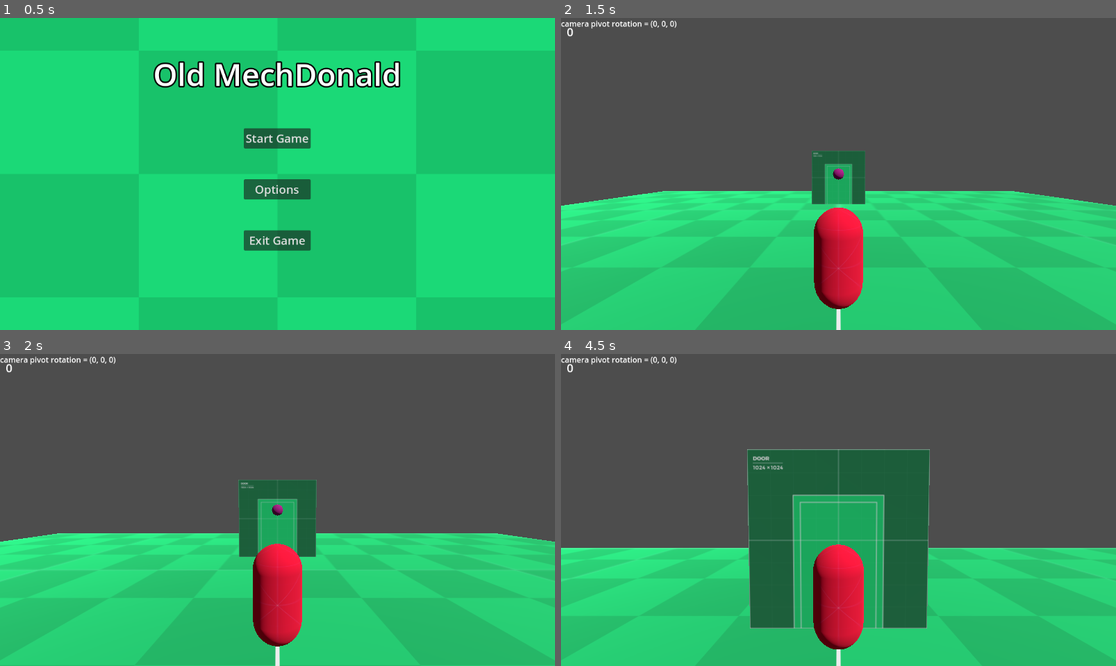
Above: before the commit, frames 1-4 (two rows, left to right).
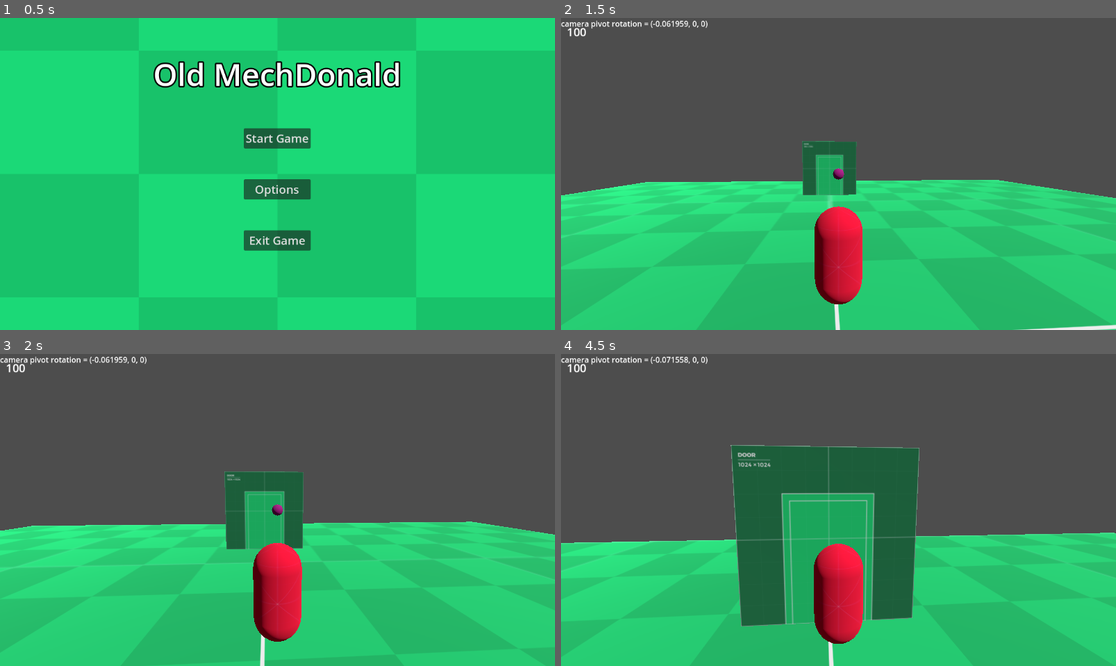
Above: after the commit, the same moments.

Repository: shinyPIKACHUx/GamJamJan2024
Game: Godot game, scene res://MainMenu/MainMenu.tscn
The game is run twice, just before and just after one commit, with the same random seed, the same clock (stepped at 60 frames per second) and the same inputs.
Inputs (mouse positions are in pixels of both pictures, inside the frame that each line leads up to):
- Up to frame 1 (0.5 s): no input
- Up to frame 2 (1.5 s): click "Start Game" at 0.5 s; tap Enter (ui_accept) at 1.25 s; move the mouse to (866, 174) at 1.27 s; hold W (move_forward) from 1.28 s (still down); hold Shift (sprint) from 1.28 s (still down)
- Up to frame 3 (2 s): keep holding W (move_forward); keep holding Shift (sprint); tap Space (jump) at 1.52 s
- Up to frame 4 (4.5 s): keep holding W (move_forward); move the mouse to (810, 510) at 2.02 s; release Shift (sprint) at 2.03 s; tap Shift (sprint) at 2.1, 3.6 s; tap Space (jump) at 2.27, 3.77 s; move the mouse to (849, 503) at 2.77 s; hold Shift (sprint) 2.78-3.53 s; tap Enter (ui_accept) at 3.5, 4.25 s; move the mouse to (832, 516) at 3.52 s; move the mouse to (877, 513) at 4.27 s; hold Shift (sprint) from 4.28 s (still down)

Frame 1 is identical in both runs. In frame 2, 8.3% of the frame differs, in the area x 0-100%, y 0-100%; in frame 3, 8.9%; in frame 4, 11%.

Commit message:
fixed sick ass bug causing UI control node to eat unhandled events for mouse movement

Diff:
--- a/MechDonald/Levels/Ash_Test_Level.tscn
+++ b/MechDonald/Levels/Ash_Test_Level.tscn
@@ -1,13 +1,9 @@
-
-[gd_scene load_steps=11 format=3 uid="uid://2sye00d40ots"]
-
+[gd_scene load_steps=10 format=3 uid="uid://2sye00d40ots"]
 
 [ext_resource type="Script" path="res://GameManager.gd" id="1_srfco"]
 [ext_resource type="Material" uid="uid://bvepha0qsftld" path="res://Materials/Ground_Test_Material.tres" id="2_u131b"]
-
 [ext_resource type="PackedScene" uid="uid://cylj0yvl14fbr" path="res://Enemies/BossEnemy.tscn" id="2_wam0s"]
 [ext_resource type="PackedScene" uid="uid://cktom2idg5lta" path="res://Player/Player.tscn" id="4_fxfgv"]
-
 
 [sub_resource type="Curve3D" id="Curve3D_m4uej"]
 _data = {
--- a/MechDonald/Levels/Test_Level.tscn
+++ b/MechDonald/Levels/Test_Level.tscn
@@ -1,10 +1,11 @@
-[gd_scene load_steps=12 format=3 uid="uid://djnrb7ft3e7v3"]
+[gd_scene load_steps=13 format=3 uid="uid://djnrb7ft3e7v3"]
 
 [ext_resource type="PackedScene" uid="uid://cktom2idg5lta" path="res://Player/Player.tscn" id="1_5hm5r"]
 [ext_resource type="Script" path="res://Levels/Test_Level_manager.gd" id="1_74pn3"]
 [ext_resource type="Material" uid="uid://bvepha0qsftld" path="res://Materials/Ground_Test_Material.tres" id="2_7cmgf"]
 [ext_resource type="Texture2D" uid="uid://bykh7afx4p5ua" path="res://Assets/kenney_prototypetextures/PNG/Green/texture_12.png" id="3_vnfdx"]
 [ext_resource type="AudioStream" uid="uid://dq6br5jqwug56" path="res://Assets/Sounds/Effects/laser-gun-shot-sound-future-sci-fi_pixabay.mp3" id="6_htxbo"]
+[ext_resource type="PackedScene" uid="uid://dok5yjkorcqr2" path="res://XPGem/XPGem.tscn" id="6_uxpe4"]
 
 [sub_resource type="BoxMesh" id="BoxMesh_a77pk"]
 size = Vector3(40, 1, 40)
@@ -28,7 +29,6 @@
 script = ExtResource("1_74pn3")
 
 [node name="CharacterBody3D" parent="." instance=ExtResource("1_5hm5r")]
-speed = 10.0
 mouse_sensitivity = 0.05
 
 [node name="StaticBody3D" type="StaticBody3D" parent="."]
@@ -67,3 +67,12 @@
 volume_db = -32.0
 autoplay = true
 bus = &"Effects"
+
+[node name="XPGem" parent="." instance=ExtResource("6_uxpe4")]
+transform = Transform3D(1, 0, 0, 0, 1, 0, 0, 0, 1, 0, 3, -10)
+xp = 100.0
+teleportToDistance = 90.0
+slowlyApproachTargetThreshold = 100.0
+finalAttractToTargetThreshold = 3.0
+targetNodePath = NodePath("../CharacterBody3D")
+slowlyApproachRate = 0.25
--- a/MechDonald/Player/Player.gd
+++ b/MechDonald/Player/Player.gd
@@ -50,11 +50,13 @@
 	#$CameraPivot/SpringArm3D.add_excluded_object(self)
 
 func _unhandled_input(event):
+	print("got unhandled input")
 	if Input.is_action_just_pressed("ui_cancel"):
 		Input.set_mouse_mode(Input.MOUSE_MODE_VISIBLE)
 
 	#get mouse input for camera rotation
 	if event is InputEventMouseMotion:
+		print("got mouse event")
 		rotate_y(deg_to_rad(-event.relative.x * mouse_sensitivity))
 		cameraPivot.rotate_x(deg_to_rad(-event.relative.y * mouse_sensitivity))
 		cameraPivot.rotation.x = clamp(cameraPivot.rotation.x, deg_to_rad(MIN_CAMERA_ANGLE), deg_to_rad(MAX_CAMERA_ANGLE))
--- a/MechDonald/UI/ui_control.tscn
+++ b/MechDonald/UI/ui_control.tscn
@@ -10,6 +10,7 @@
 anchor_bottom = 1.0
 grow_horizontal = 2
 grow_vertical = 2
+mouse_filter = 1
 script = ExtResource("1_n5kjh")
 
 [node name="MarginContainer" type="MarginContainer" parent="."]
--- a/MechDonald/project.godot
+++ b/MechDonald/project.godot
@@ -14,6 +14,10 @@
 run/main_scene="res://MainMenu/MainMenu.tscn"
 config/features=PackedStringArray("4.2", "Forward Plus")
 config/icon="res://icon.svg"
+
+[dotnet]
+
+project/assembly_name="MechDonald"
 
 [filesystem]
 
